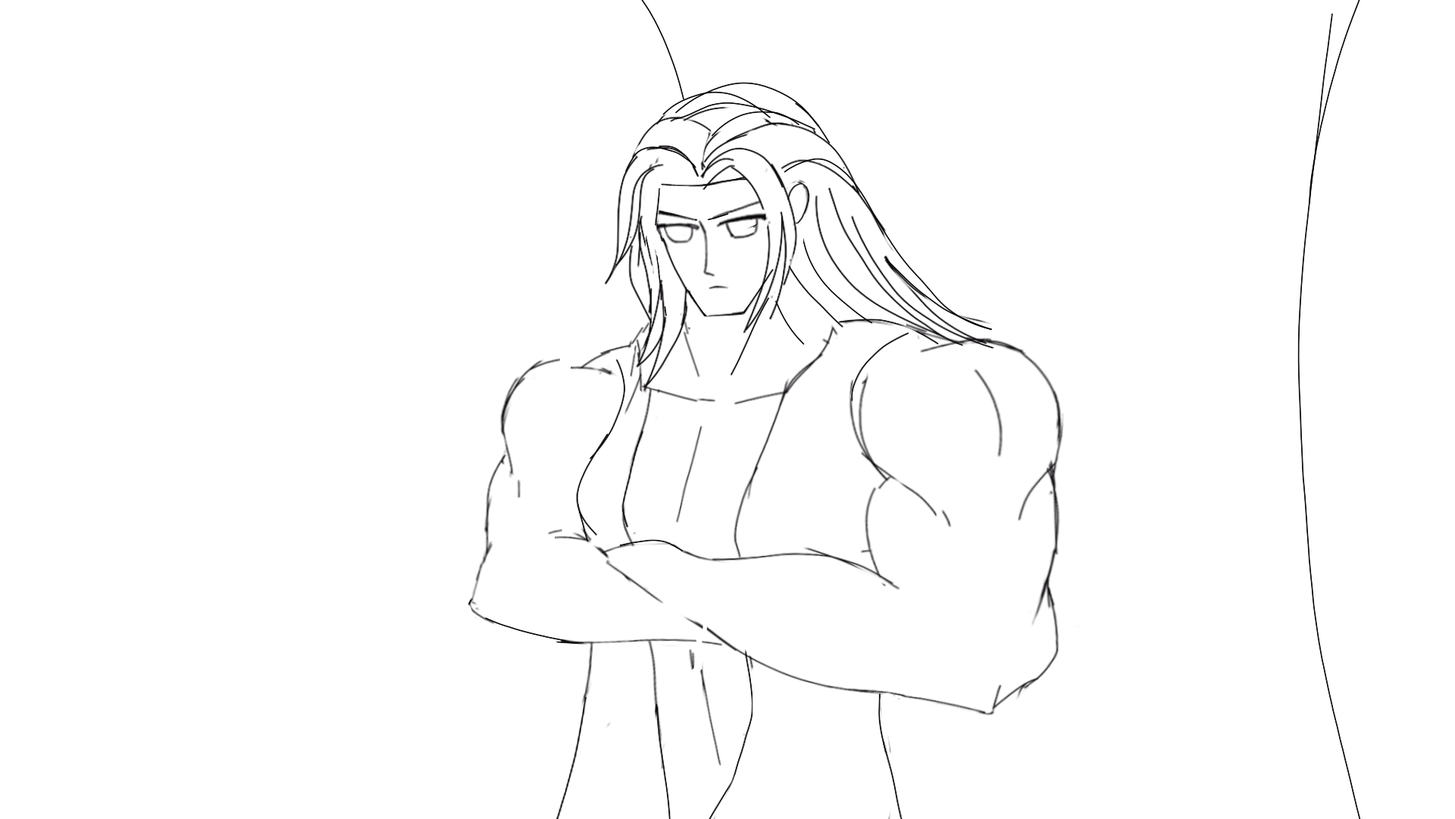
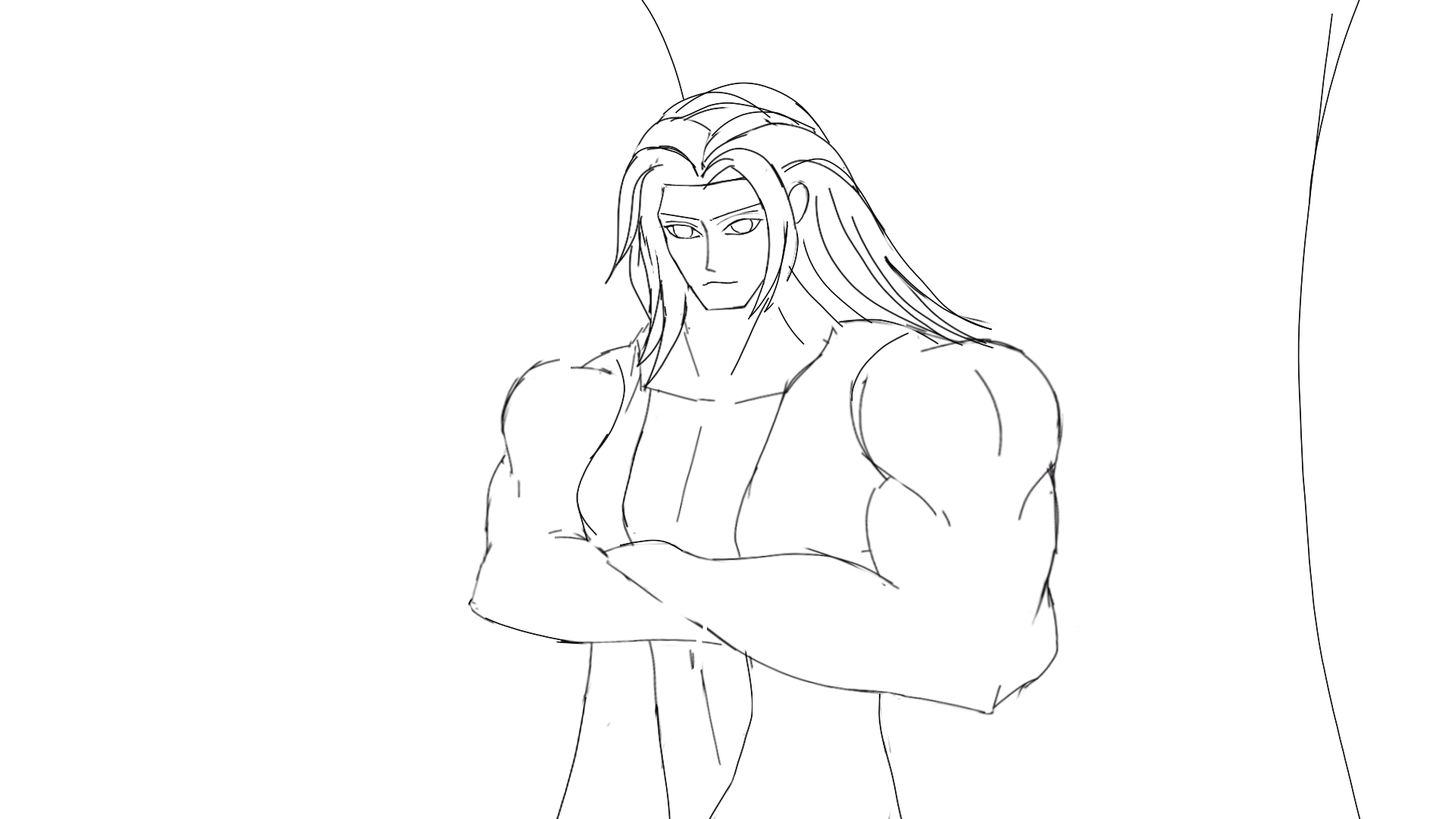
Layered file, before and after one edit (1455×819). Changes by layer:
painted on "Paint Layer 3" over (654, 181, 799, 334)
painted on "Paint Layer 2" over (654, 181, 799, 334)
